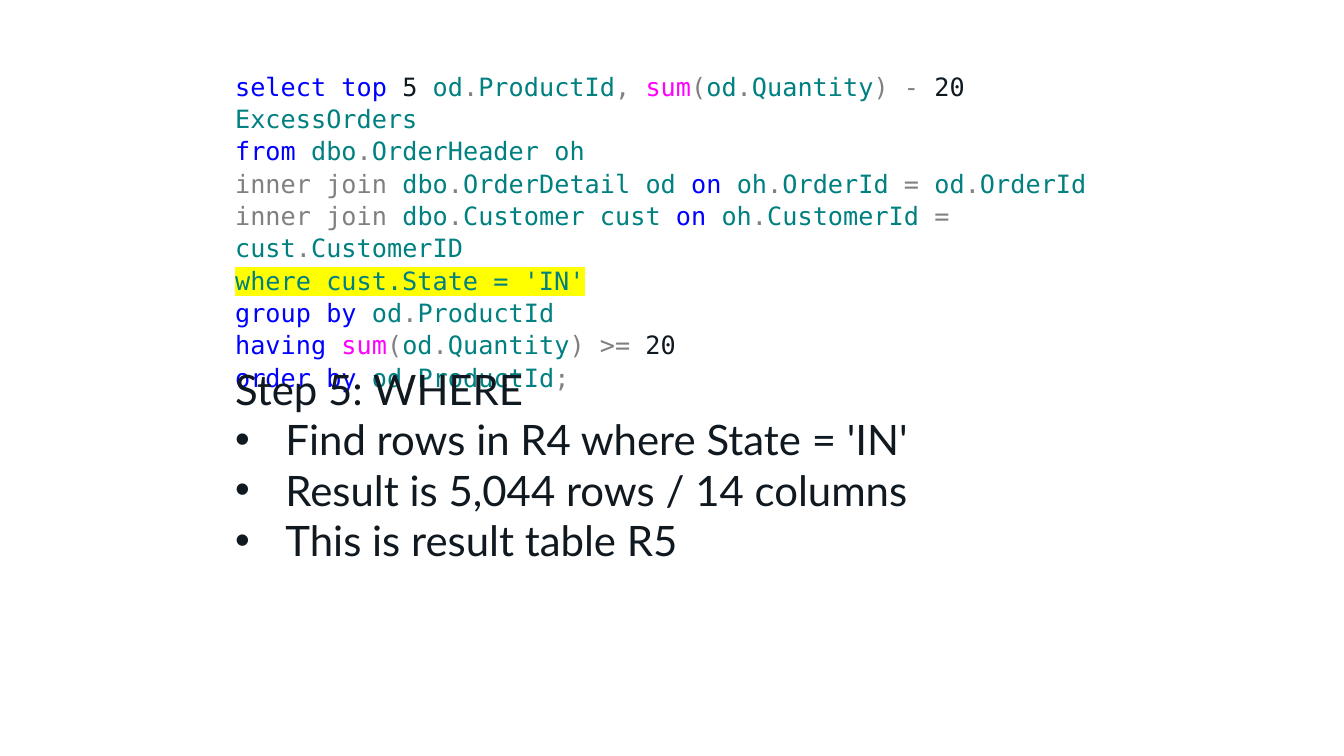
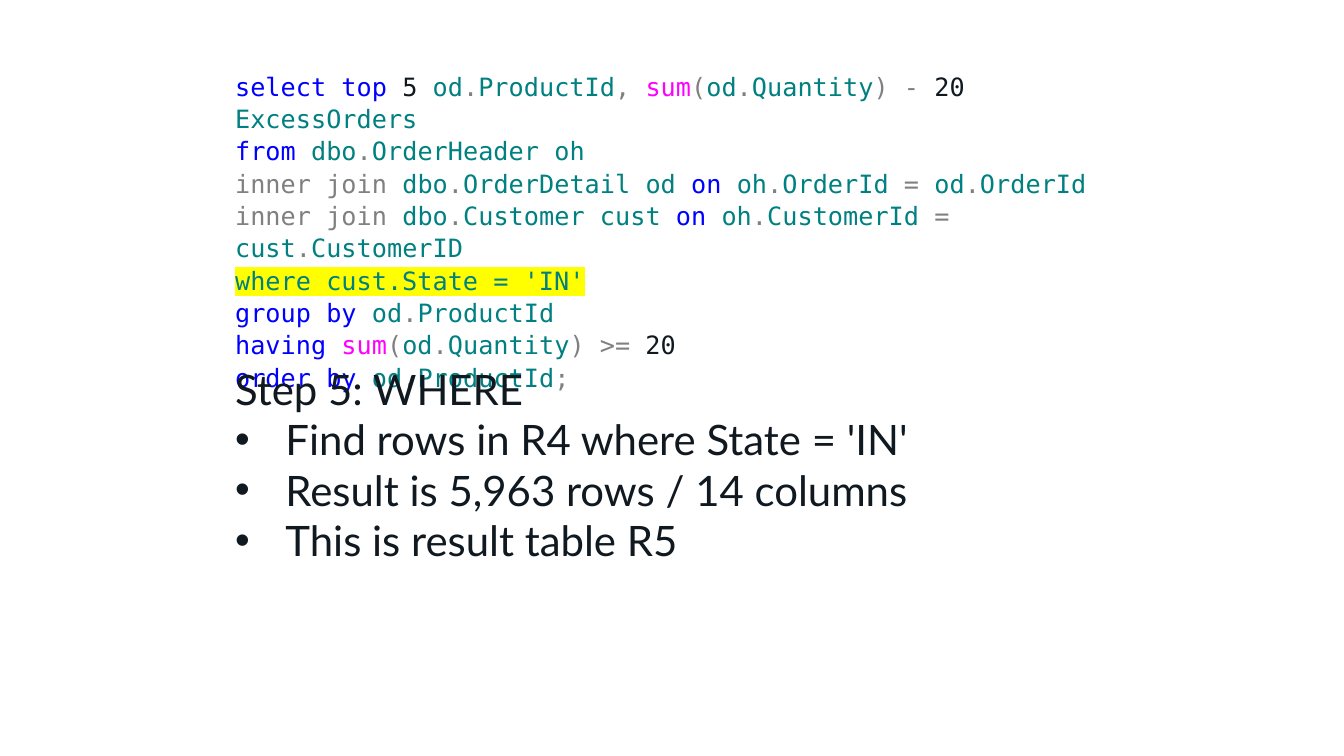
Before and after one commit to tf3604/OptimizerPresentation, a slide deck: slide 13 of Optimizer.pptx. Drawn at 1344x756 pixels with LibreOffice and Linux fonts; fonts in the diff are those of the drawing; background and template pictures are left out. Boxes give left, top, right and bottom in pixels: in the first picture for what was removed or moved away, otherwise in the second. Text is boxed around its words. In the diff, an @@ line names an element or a change of style, - is before the commit and + after.

```diff
--- a/Optimizer.pptx
+++ b/Optimizer.pptx
@@ text at (x1=285, y1=475, x2=908, y2=512): text changed @@
-• Result is 5,044 rows / 14 columns
+• Result is 5,963 rows / 14 columns
```
Also in this commit, not shown: 5 other slides changed, 1 slide added, 1 other file.
